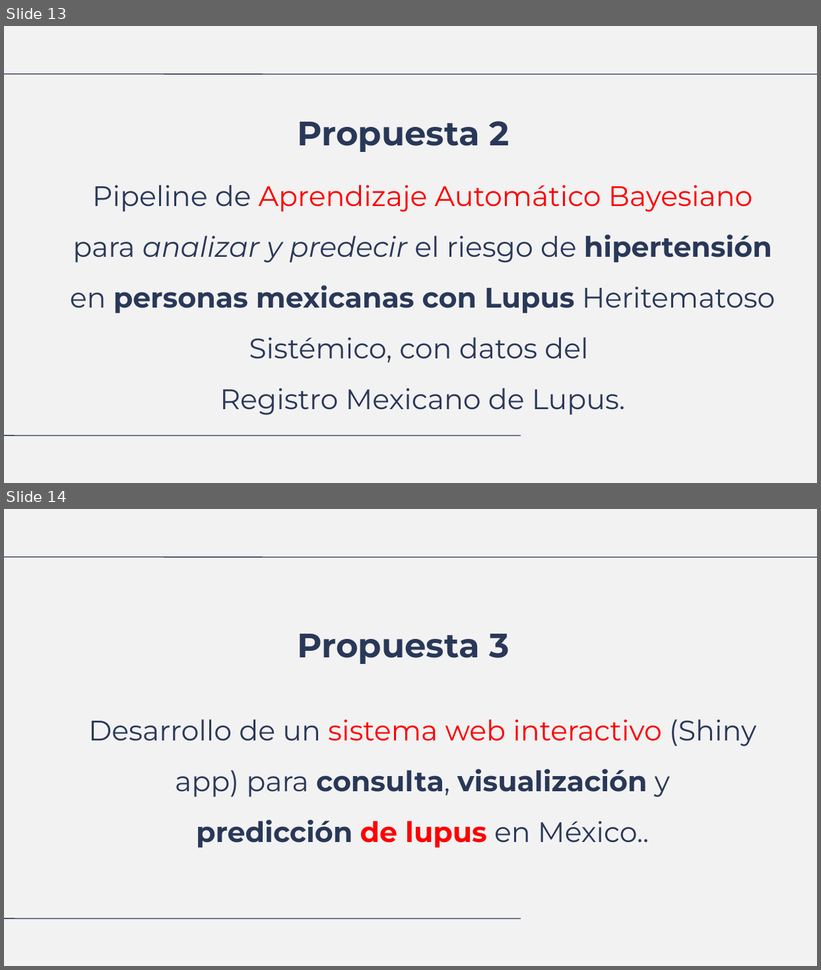
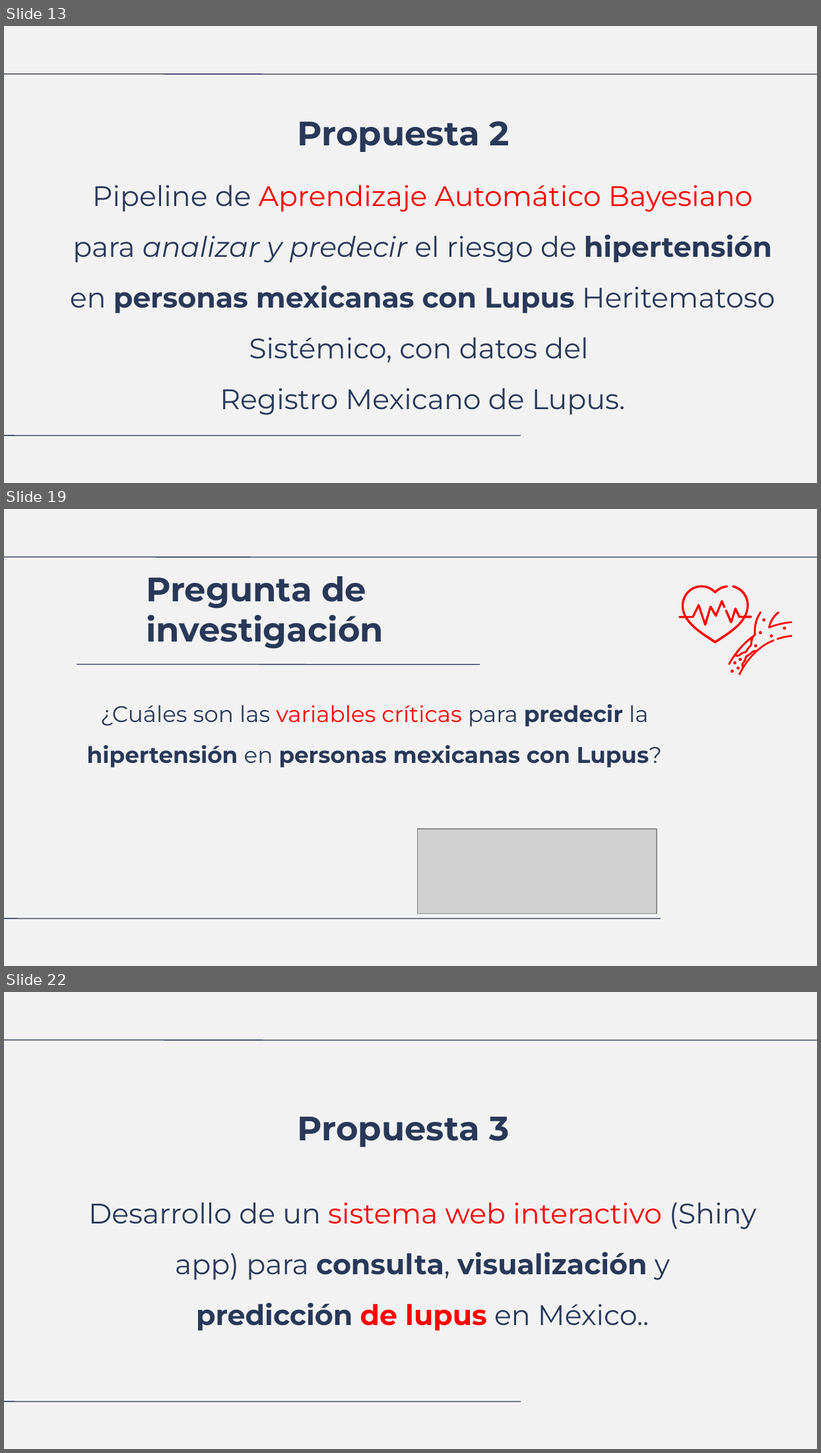
Before and after one commit to LuisDomingo/Proy_Bioinfo_Data_Analysis, a slide deck: index.odp. Shown one above the other, each under a label of ours: slides 13 and 14 before the commit, slides 13, 19 and 22 after it; the slides between them are not shown. The pictures are 821x970 and 821x1453 pixels, drawn with LibreOffice and Linux fonts; fonts in the diff are those of the drawing; grey boxes stand for pictures. Boxes give left, top, right and bottom in pixels: in the first picture for what was removed or moved away, otherwise in the second. Text is boxed around its words. In the diff, an @@ line names an element or a change of style, - is before the commit and + after.

```diff
--- a/index.odp
+++ b/index.odp
@@ slide 19 added at bbox=[4, 509, 817, 966], background #F2F2F2 @@
@@ line added from (4, 557) to (817, 557), #293858 0.74 pt @@
@@ title added at bbox=[146, 576, 384, 649], 30 pt, text #293858, bold @@
+Pregunta de investigación
@@ freeform shape added at bbox=[677, 586, 753, 644], fill #FF0000 @@
@@ group added at bbox=[729, 611, 793, 676]: 13 freeform shapes @@
@@ line added from (480, 664) to (77, 664), #293858 0.74 pt @@
@@ title added at bbox=[87, 704, 662, 768], 20 pt, text #293858, bold @@
+¿Cuáles son las variables críticas para predecir la hipertensión en personas mexicanas con Lupus?
@@ picture added at bbox=[417, 829, 657, 915] @@
@@ line added from (4, 919) to (660, 919), #293858 0.74 pt @@
@@ what was slide 14 is now slide 22 @@
```
Also in this commit, not shown: 3 slides changed, 7 other slides added, 37 other files.
